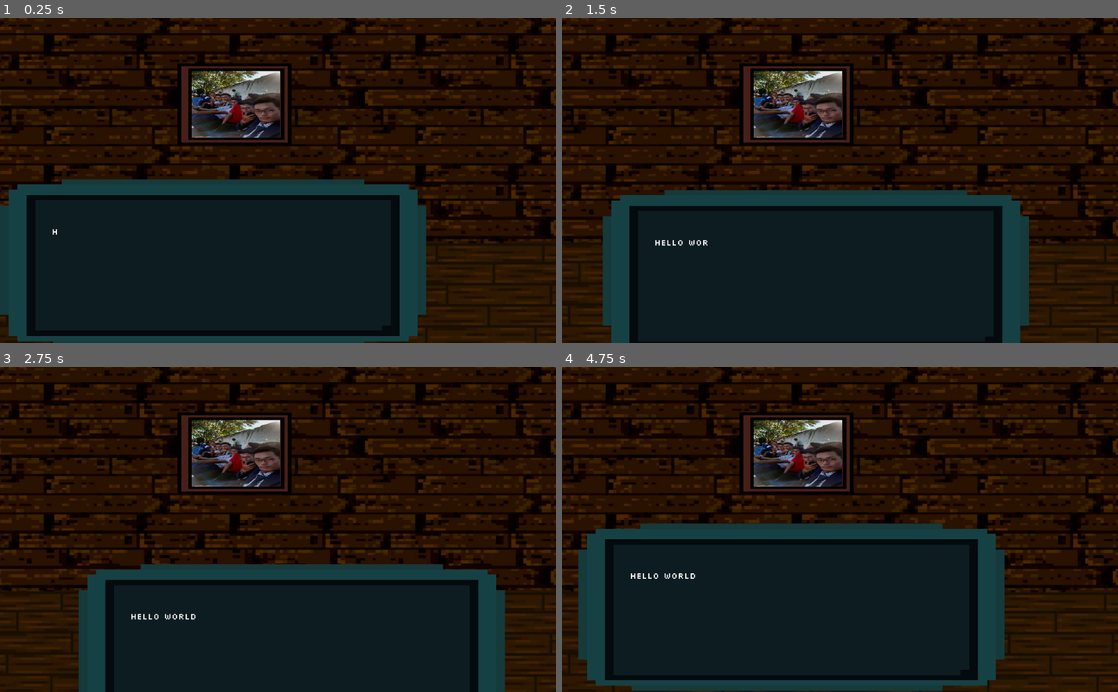
Above: before the commit, frames 1-4 (two rows, left to right).
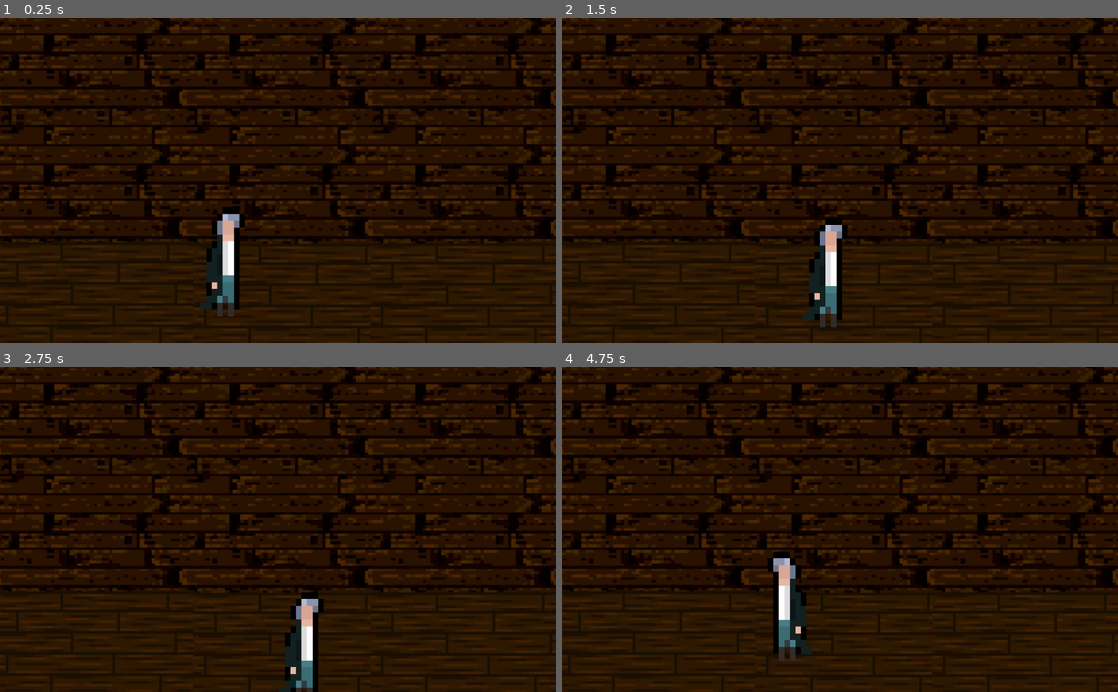
Above: after the commit, the same moments.

Repository: ShubhamTiwary914/game_jams
Game: Godot game, scene res://scenes/World.tscn
The game is run twice, just before and just after one commit, with the same random seed, the same clock (stepped at 60 frames per second) and the same inputs. The project has no main scene, so this scene is started directly.
Inputs:
- Up to frame 1 (0.25 s): no input
- Up to frame 2 (1.5 s): tap Enter at 0.5 s; hold Right (ui_right) 0.53-1.28 s; hold Down (ui_down) from 1.28 s (still down)
- Up to frame 3 (2.75 s): release Down (ui_down) at 2.03 s; hold Right (ui_right) from 2.03 s (still down)
- Up to frame 4 (4.75 s): release Right (ui_right) at 2.78 s; hold Up (ui_up) 2.78-3.53 s; hold Left (ui_left) from 3.53 s (still down)

The runs differ from the first frame. In frame 1, 41% of the frame differs, in the area x 0-77%, y 13-100%; in frame 2, 38%; in frame 3, 33%; in frame 4, 41%, in the area x 2-80%, y 13-100%.

Commit message:
1. Created World Scene   2. Added General Room Scene

Diff:
--- /dev/null
+++ b/Brackeys_August22/Resources/roomResource.gd
@@ -0,0 +1,10 @@
+extends Resource
+class_name roomResource
+
+
+export (Image) var wallSprite;
+export (Image) var floorSprite;
+
+
+export (Array, String) var itemName;
+export (Array, Vector2) var itemPos
--- /dev/null
+++ b/Brackeys_August22/Store/rooms/basement.tres
@@ -0,0 +1,8 @@
+[gd_resource type="Resource" load_steps=2 format=2]
+
+[ext_resource path="res://Resources/roomResource.gd" type="Script" id=1]
+
+[resource]
+script = ExtResource( 1 )
+itemName = [  ]
+itemPos = [  ]
--- /dev/null
+++ b/Brackeys_August22/Store/rooms/hallway.tres
@@ -0,0 +1,12 @@
+[gd_resource type="Resource" load_steps=4 format=2]
+
+[ext_resource path="res://assets/Environment/WoodenFloor_0.jpg" type="Texture" id=1]
+[ext_resource path="res://Resources/roomResource.gd" type="Script" id=2]
+[ext_resource path="res://assets/Environment/woodenWall_0.jpg" type="Texture" id=3]
+
+[resource]
+script = ExtResource( 2 )
+wallSprite = ExtResource( 3 )
+floorSprite = ExtResource( 1 )
+itemName = [  ]
+itemPos = [  ]
--- a/Brackeys_August22/project.godot
+++ b/Brackeys_August22/project.godot
@@ -13,9 +13,15 @@
 "class": "playerResource",
 "language": "GDScript",
 "path": "res://Resources/playerResource.gd"
+}, {
+"base": "Resource",
+"class": "roomResource",
+"language": "GDScript",
+"path": "res://Resources/roomResource.gd"
 } ]
 _global_script_class_icons={
-"playerResource": ""
+"playerResource": "",
+"roomResource": ""
 }
 
 [application]
--- /dev/null
+++ b/Brackeys_August22/scenes/Rooms/GeneralRoom.tscn
@@ -0,0 +1,62 @@
+[gd_scene load_steps=4 format=2]
+
+[ext_resource path="res://scripts/Environment/roomManager.gd" type="Script" id=1]
+[ext_resource path="res://scenes/Entities/player.tscn" type="PackedScene" id=2]
+
+[sub_resource type="RectangleShape2D" id=1]
+extents = Vector2( 36.0714, 27.7616 )
+
+[node name="Hallway" type="Node2D"]
+script = ExtResource( 1 )
+
+[node name="Environment" type="Node2D" parent="."]
+editor/display_folded = true
+
+[node name="Wall" type="Sprite" parent="Environment"]
+position = Vector2( 518.033, 39.7613 )
+scale = Vector2( 1.40235, 0.985208 )
+
+[node name="Floors" type="Node2D" parent="Environment"]
+editor/display_folded = true
+position = Vector2( 518.033, 39.7613 )
+scale = Vector2( 1.40235, 0.985208 )
+
+[node name="Floor" type="Sprite" parent="Environment/Floors"]
+position = Vector2( -761.602, 517.9 )
+scale = Vector2( 0.426702, 0.620144 )
+offset = Vector2( 1220.79, -34.4329 )
+
+[node name="Floor2" type="Sprite" parent="Environment/Floors"]
+position = Vector2( -501.295, 520.455 )
+scale = Vector2( 0.426702, 0.620144 )
+offset = Vector2( 1220.79, -34.4329 )
+
+[node name="Floor3" type="Sprite" parent="Environment/Floors"]
+position = Vector2( -269.036, 519.62 )
+scale = Vector2( 0.426702, 0.620144 )
+offset = Vector2( 1220.79, -34.4329 )
+
+[node name="Entities" type="Node2D" parent="."]
+
+[node name="Player" parent="Entities" instance=ExtResource( 2 )]
+
+[node name="EndBoundColliders" type="Node2D" parent="."]
+editor/display_folded = true
+
+[node name="WallEnd" type="StaticBody2D" parent="EndBoundColliders"]
+editor/display_folded = true
+position = Vector2( 124.058, 377.266 )
+scale = Vector2( 20, 1 )
+
+[node name="WallCollider" type="CollisionShape2D" parent="EndBoundColliders/WallEnd"]
+position = Vector2( 15.5318, -111.273 )
+shape = SubResource( 1 )
+
+[node name="BottomEnd" type="StaticBody2D" parent="EndBoundColliders"]
+editor/display_folded = true
+position = Vector2( 100, 669.664 )
+scale = Vector2( 20, 1 )
+
+[node name="BotCollider" type="CollisionShape2D" parent="EndBoundColliders/BottomEnd"]
+position = Vector2( 15.1617, -26.1444 )
+shape = SubResource( 1 )
--- a/Brackeys_August22/scenes/World.tscn
+++ b/Brackeys_August22/scenes/World.tscn
@@ -1,70 +1,6 @@
-[gd_scene load_steps=6 format=2]
+[gd_scene load_steps=2 format=2]
 
-[ext_resource path="res://assets/Environment/woodenWall.jpg" type="Texture" id=1]
-[ext_resource path="res://assets/Environment/WoodenFloor.jpg" type="Texture" id=2]
-[ext_resource path="res://scenes/PhotoFrame.tscn" type="PackedScene" id=3]
-[ext_resource path="res://scenes/player.tscn" type="PackedScene" id=4]
+[ext_resource path="res://scripts/Environment/World.gd" type="Script" id=1]
 
-[sub_resource type="RectangleShape2D" id=1]
-extents = Vector2( 36.0714, 27.7616 )
-
-[node name="Hallway" type="Node2D"]
-
-[node name="Environment" type="Node2D" parent="."]
-editor/display_folded = true
-
-[node name="Wall" type="Sprite" parent="Environment"]
-position = Vector2( 518.033, 39.7613 )
-scale = Vector2( 1.40235, 0.985208 )
-texture = ExtResource( 1 )
-
-[node name="Floors" type="Node2D" parent="Environment"]
-editor/display_folded = true
-position = Vector2( 518.033, 39.7613 )
-scale = Vector2( 1.40235, 0.985208 )
-
-[node name="Floor" type="Sprite" parent="Environment/Floors"]
-position = Vector2( -761.602, 517.9 )
-scale = Vector2( 0.426702, 0.620144 )
-texture = ExtResource( 2 )
-offset = Vector2( 1220.79, -34.4329 )
-
-[node name="Floor2" type="Sprite" parent="Environment/Floors"]
-position = Vector2( -501.295, 520.455 )
-scale = Vector2( 0.426702, 0.620144 )
-texture = ExtResource( 2 )
-offset = Vector2( 1220.79, -34.4329 )
-
-[node name="Floor3" type="Sprite" parent="Environment/Floors"]
-position = Vector2( -269.036, 519.62 )
-scale = Vector2( 0.426702, 0.620144 )
-texture = ExtResource( 2 )
-offset = Vector2( 1220.79, -34.4329 )
-
-[node name="Ponchong(frame)" parent="Environment" instance=ExtResource( 3 )]
-position = Vector2( 343.083, 99.9713 )
-
-[node name="Entities" type="Node2D" parent="."]
-
-[node name="Player" parent="Entities" instance=ExtResource( 4 )]
-
-[node name="EndBoundColliders" type="Node2D" parent="."]
-editor/display_folded = true
-
-[node name="WallEnd" type="StaticBody2D" parent="EndBoundColliders"]
-editor/display_folded = true
-position = Vector2( 124.058, 377.266 )
-scale = Vector2( 20, 1 )
-
-[node name="WallCollider" type="CollisionShape2D" parent="EndBoundColliders/WallEnd"]
-position = Vector2( 15.5318, -111.273 )
-shape = SubResource( 1 )
-
-[node name="BottomEnd" type="StaticBody2D" parent="EndBoundColliders"]
-editor/display_folded = true
-position = Vector2( 100, 669.664 )
-scale = Vector2( 20, 1 )
-
-[node name="BotCollider" type="CollisionShape2D" parent="EndBoundColliders/BottomEnd"]
-position = Vector2( 15.1617, -26.1444 )
-shape = SubResource( 1 )
+[node name="World" type="Node2D"]
+script = ExtResource( 1 )
--- /dev/null
+++ b/Brackeys_August22/scripts/Environment/World.gd
@@ -0,0 +1,10 @@
+extends Node2D
+
+onready var generalRoomScene = load("res://scenes/Rooms/GeneralRoom.tscn")
+
+
+
+func _ready():
+	var room = generalRoomScene.instance();
+	add_child(room)
+	room.setRoom("hallway")
--- /dev/null
+++ b/Brackeys_August22/scripts/Environment/roomManager.gd
@@ -0,0 +1,12 @@
+extends Node2D
+
+
+onready var wallSprite = $Environment/Wall;
+onready var floorNode = $Environment/Floors;
+
+
+func setRoom(roomKey):
+	var roomData = load("res://Store/rooms/" + roomKey + ".tres")
+	wallSprite.texture = roomData.wallSprite;
+	for floorChild in floorNode.get_children():
+		floorChild.texture = roomData.floorSprite;
--- a/Brackeys_August22/scripts/Player/PlayerMain.gd
+++ b/Brackeys_August22/scripts/Player/PlayerMain.gd
@@ -5,13 +5,13 @@
 onready var player = get_node(".");
 onready var playerSprite = $Sprite;
 
-onready var dialogBox_scene = load("res://scenes/dialogBox.tscn")
+onready var dialogBox_scene = load("res://scenes/Interactables/dialogBox.tscn")
 
 
 # Called when the node enters the scene tree for the first time.
 func _ready():
 	player.position = playerData.spawnPoint;
-	dialogTest("Hello World")
+	#dialogTest("Hello World")
 
 func dialogTest(textToLoad: String):
 	var dialogBox = dialogBox_scene.instance();
Renamed: Brackeys_August22/assets/Environment/WoodenFloor.jpg -> Brackeys_August22/assets/Environment/WoodenFloor_0.jpg
Not shown, changed: Brackeys_August22/assets/Environment/WoodenFloor_0.jpg.import
Renamed: Brackeys_August22/assets/Environment/woodenWall.jpg -> Brackeys_August22/assets/Environment/woodenWall_0.jpg
Not shown, changed: Brackeys_August22/assets/Environment/woodenWall_0.jpg.import
Renamed: Brackeys_August22/scenes/player.tscn -> Brackeys_August22/scenes/Entities/player.tscn
Renamed: Brackeys_August22/scenes/dialogBox.tscn -> Brackeys_August22/scenes/Interactables/dialogBox.tscn
Renamed: Brackeys_August22/scenes/PhotoFrame.tscn -> Brackeys_August22/scenes/Items/PhotoFrame.tscn
Not shown, changed: Brackeys_August22/Plans/gameMechanics.dia
Not shown, changed: Brackeys_August22/Plans/gameMechanics.dia~
